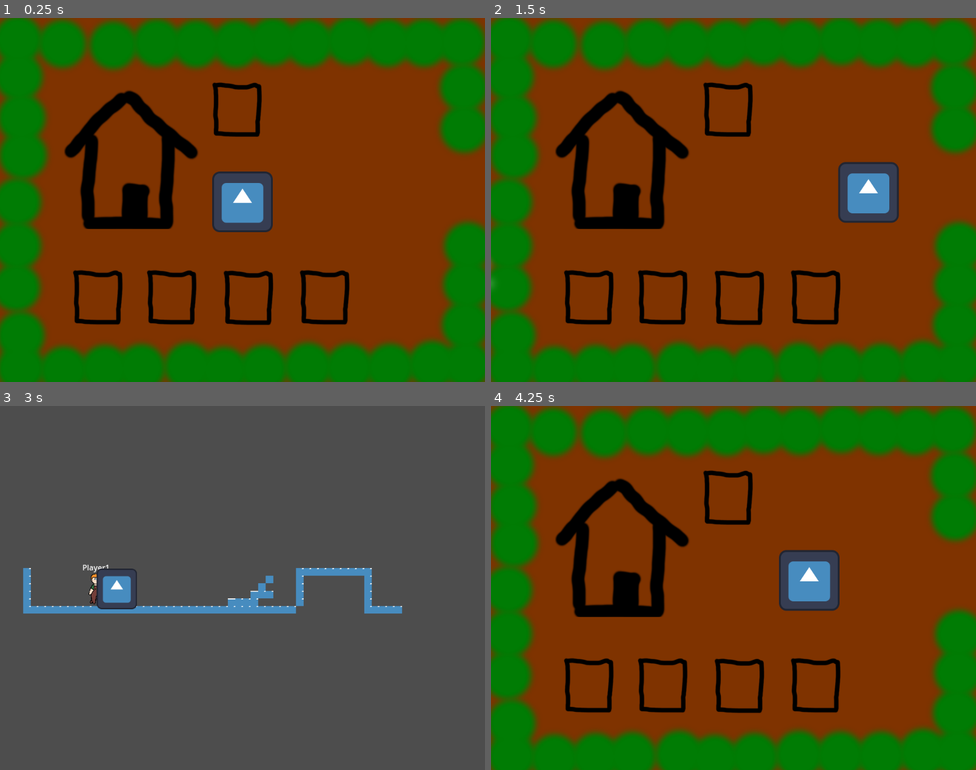
Above: before the commit, frames 1-4 (two rows, left to right).
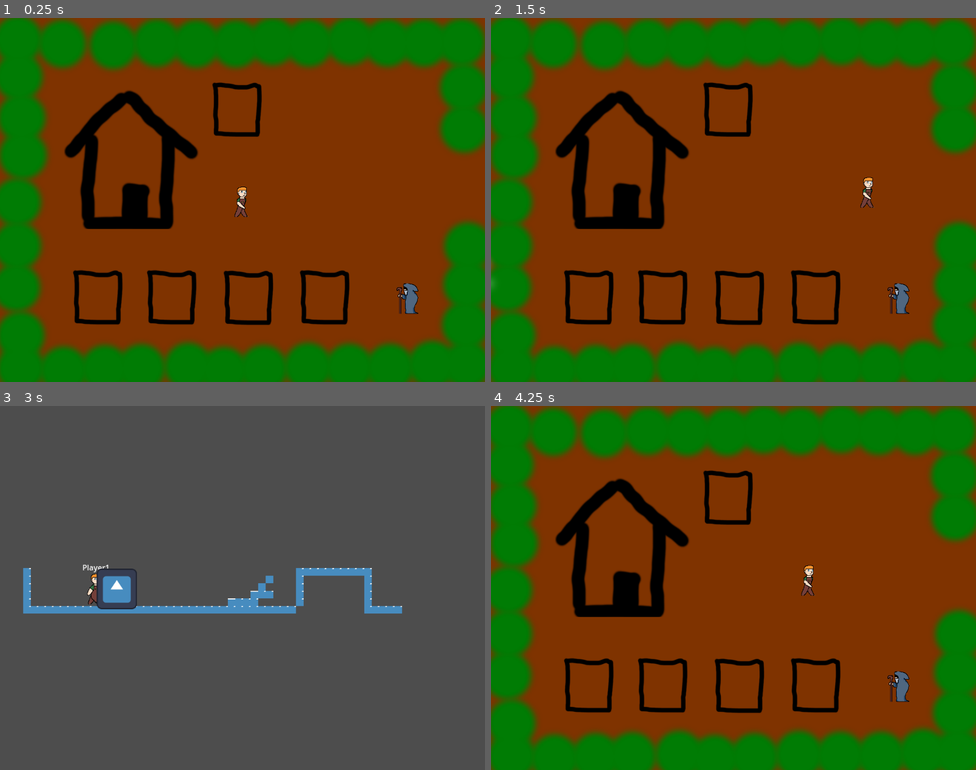
Above: after the commit, the same moments.

Repository: zac112/HeroFarmer
Game: Godot game, scene res://Assets/Farm/Farm.tscn
The game is run twice, just before and just after one commit, with the same random seed, the same clock (stepped at 60 frames per second) and the same inputs. This scene is started directly instead of the project's main scene. The engine's default icon, where the game draws it, is replaced by a stand-in: a white triangle on a blue panel in a dark square.
Inputs:
- Up to frame 1 (0.25 s): no input
- Up to frame 2 (1.5 s): tap Enter at 0.5 s; hold Space (Farm_action) 0.53-1.28 s; hold D (Farm_right) from 0.53 s (still down); tap W (Farm_up) at 0.77 s; tap Space (Farm_action) at 1.35 s
- Up to frame 3 (3 s): tap W (Farm_up) at 1.52 s; release D (Farm_right) at 2.03 s; hold A (Farm_left) 2.03-2.78 s; hold Space (Farm_action) 2.03-2.78 s; hold D (Farm_right) from 2.78 s (still down); tap Space (Farm_action) at 2.85 s
- Up to frame 4 (4.25 s): keep holding D (Farm_right); tap W (Farm_up) at 3.02, 3.77 s; hold Space (Farm_action) from 3.53 s (still down)

The runs differ from the first frame. In frame 1, 2.3% of the frame differs, in the area x 43-87%, y 42-82%; in frame 2, 2.4%, in the area x 71-87%, y 39-82%; in frame 3, less than 0.1%; in frame 4, 2.3%.

Commit message:
Added vendor and player animations.

Diff:
--- a/Assets/Farm/Farm.tscn
+++ b/Assets/Farm/Farm.tscn
@@ -7,6 +7,7 @@
 [ext_resource type="Texture2D" uid="uid://c43uu0uviwmny" path="res://Assets/Farm/Background.png" id="3_tfr44"]
 [ext_resource type="Texture2D" uid="uid://dy65lngyia1iq" path="res://Assets/Farm/House.png" id="4_j2vln"]
 [ext_resource type="Script" path="res://Assets/Farm/Clouds/Cloudspawner.gd" id="6_62ewd"]
+[ext_resource type="PackedScene" uid="uid://coxo0dquxqgjc" path="res://Assets/Farm/Vendor/Vendor.tscn" id="8_s1s0d"]
 
 [node name="Farm" type="Node2D"]
 
@@ -36,16 +37,14 @@
 
 [node name="Plot2" parent="." instance=ExtResource("2_rhhvb")]
 position = Vector2(-150, 202)
-id = 1
 
 [node name="Plot3" parent="." instance=ExtResource("2_rhhvb")]
 position = Vector2(12, 203)
-id = 2
 
 [node name="Plot4" parent="." instance=ExtResource("2_rhhvb")]
 position = Vector2(173, 202)
-id = 3
 
 [node name="Plot5" parent="." instance=ExtResource("2_rhhvb")]
 position = Vector2(-12, -194)
-id = 4
+
+[node name="Vendor" parent="." instance=ExtResource("8_s1s0d")]
--- a/Assets/Player/Farm/Player_farm.tscn
+++ b/Assets/Player/Farm/Player_farm.tscn
@@ -1,17 +1,53 @@
-[gd_scene load_steps=4 format=3 uid="uid://bmgb44mjeck5g"]
+[gd_scene load_steps=9 format=3 uid="uid://bmgb44mjeck5g"]
 
 [ext_resource type="Script" path="res://Assets/Player/Farm/Player_farm.gd" id="1_oju8l"]
-[ext_resource type="Texture2D" uid="uid://b4jeb2tqjs18c" path="res://icon.svg" id="1_yt7ve"]
+[ext_resource type="Texture2D" uid="uid://cl752q3pp0xwn" path="res://Assets/Player/Farm/farmihahmo.png" id="2_hk3e5"]
+
+[sub_resource type="AtlasTexture" id="AtlasTexture_up2qy"]
+atlas = ExtResource("2_hk3e5")
+region = Rect2(0, 0, 64, 64)
+
+[sub_resource type="AtlasTexture" id="AtlasTexture_spwrp"]
+atlas = ExtResource("2_hk3e5")
+region = Rect2(64, 0, 64, 64)
+
+[sub_resource type="AtlasTexture" id="AtlasTexture_mydc2"]
+atlas = ExtResource("2_hk3e5")
+region = Rect2(128, 0, 64, 64)
+
+[sub_resource type="AtlasTexture" id="AtlasTexture_l7wnk"]
+atlas = ExtResource("2_hk3e5")
+region = Rect2(192, 0, 64, 64)
+
+[sub_resource type="SpriteFrames" id="SpriteFrames_tp5ku"]
+animations = [{
+"frames": [{
+"duration": 1.0,
+"texture": SubResource("AtlasTexture_up2qy")
+}, {
+"duration": 1.0,
+"texture": SubResource("AtlasTexture_spwrp")
+}, {
+"duration": 1.0,
+"texture": SubResource("AtlasTexture_mydc2")
+}, {
+"duration": 1.0,
+"texture": SubResource("AtlasTexture_l7wnk")
+}],
+"loop": true,
+"name": &"default",
+"speed": 5.0
+}]
 
 [sub_resource type="RectangleShape2D" id="RectangleShape2D_fr6kf"]
-size = Vector2(129, 128)
+size = Vector2(32, 44)
 
 [node name="PlayerFarm" type="CharacterBody2D"]
 script = ExtResource("1_oju8l")
 
-[node name="Sprite2D" type="Sprite2D" parent="."]
-texture = ExtResource("1_yt7ve")
+[node name="Sprite2D" type="AnimatedSprite2D" parent="."]
+sprite_frames = SubResource("SpriteFrames_tp5ku")
 
 [node name="CollisionShape2D" type="CollisionShape2D" parent="."]
-position = Vector2(0.5, 0)
+position = Vector2(-2, 13)
 shape = SubResource("RectangleShape2D_fr6kf")
Not shown: 1 places in Assets/Farm/Farm.tscn that only renumber resources
Not shown, added: Assets/Farm/Vendor/Vendor.tscn
Binary file added: Assets/Farm/Vendor/vendor.png
Not shown, added: Assets/Farm/Vendor/vendor.png.import
Binary file added: Assets/Player/Farm/farmihahmo.png
Not shown, added: Assets/Player/Farm/farmihahmo.png.import
